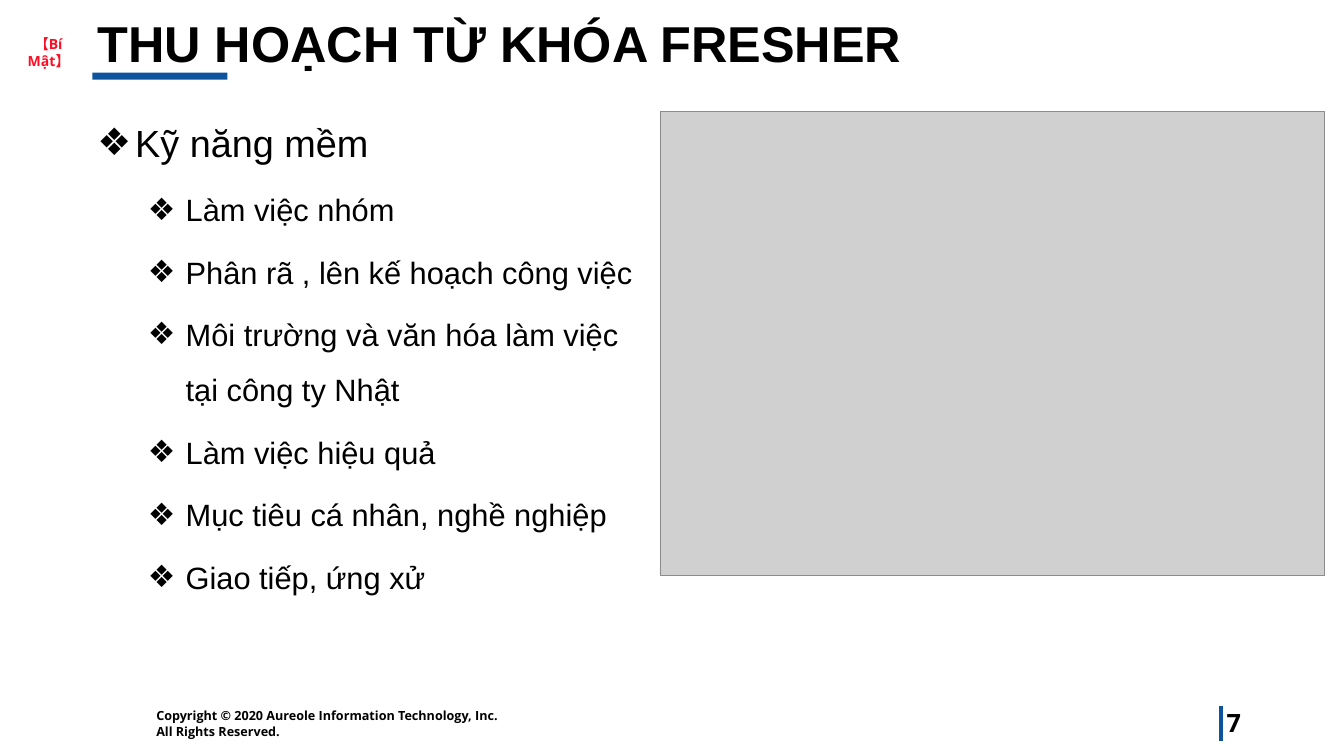
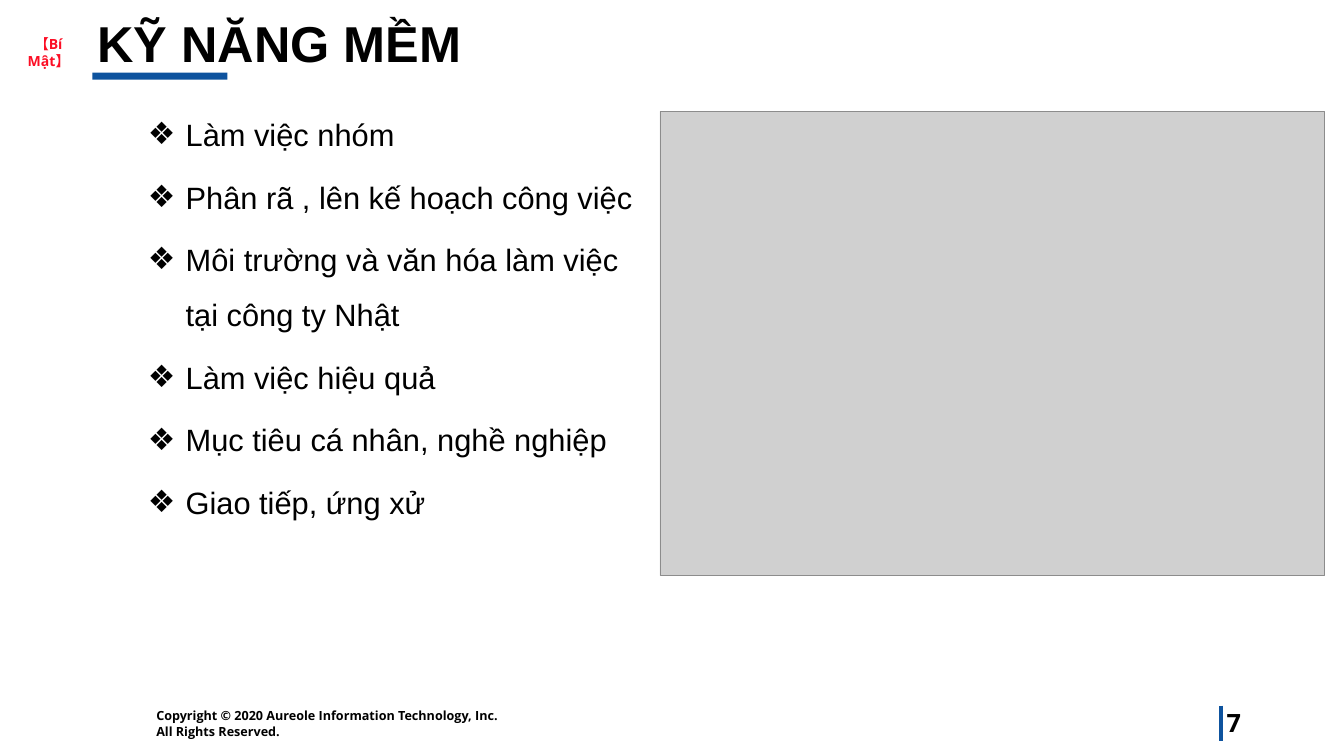
Before and after one commit to cuongdtvt/BOD1, a slide deck: slide 7 of PR-K03/cuongttc.pptx. Drawn at 1344x756 pixels with LibreOffice and Linux fonts; fonts in the diff are those of the drawing; grey boxes stand for pictures; background and template pictures are left out. Boxes give left, top, right and bottom in pixels: in the first picture for what was removed or moved away, otherwise in the second. Text is boxed around its words. In the diff, an @@ line names an element or a change of style, - is before the commit and + after.

```diff
--- a/PR-K03/cuongttc.pptx
+++ b/PR-K03/cuongttc.pptx
@@ title at (97, 22, 462, 63): text changed @@
-THU HOẠCH TỪ KHÓA FRESHER
+KỸ NĂNG MỀM
@@ text at (135, 128, 368, 165): paragraph removed @@
-❖ Kỹ năng mềm
```
Also in this commit, not shown: 4 other slides changed, 1 slide added, 1 other file.
